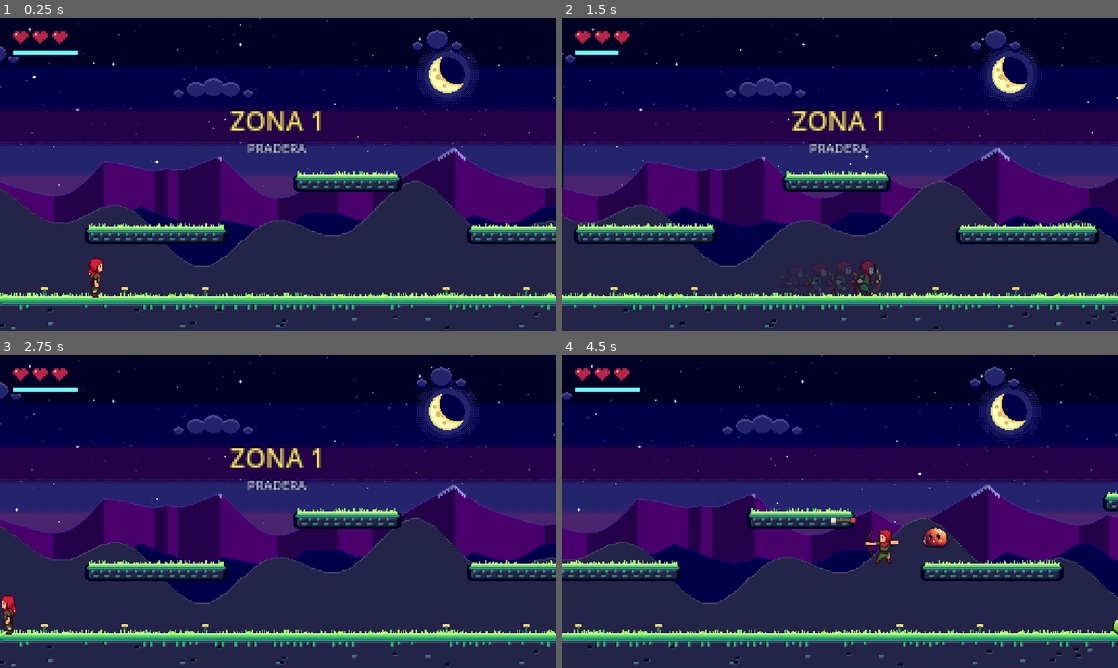
Above: before the commit, frames 1-4 (two rows, left to right).
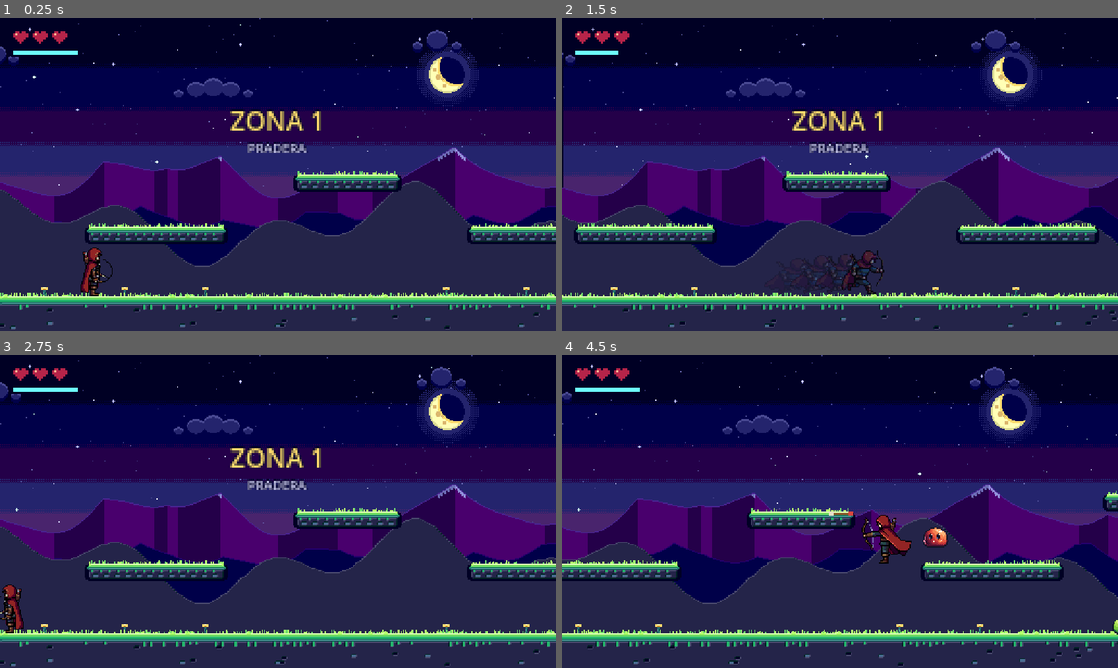
Above: after the commit, the same moments.

Repository: Monguit0/PIP-SLIME-GODOT
Game: Godot game, scene res://scenes/main.tscn
Same seed, same stepped clock (60 frames per second), same inputs: the game is played once before the commit and once after it.
Inputs:
- Up to frame 1 (0.25 s): no input
- Up to frame 2 (1.5 s): hold X (atacar) 0.53-1.28 s; hold Right (derecha) from 0.53 s (still down); tap Space (saltar) at 0.77 s; tap Shift (especial) at 1.35 s
- Up to frame 3 (2.75 s): tap Space (saltar) at 1.52 s; release Right (derecha) at 2.03 s; hold Left (izquierda) from 2.03 s (still down); tap R (reiniciar) at 2.1 s
- Up to frame 4 (4.5 s): release Left (izquierda) at 2.78 s; hold Right (derecha) 2.78-4.28 s; tap Z at 2.85 s; tap Space (saltar) at 3.02, 3.77 s; tap K at 3.6 s; hold Left (izquierda) from 4.28 s (still down); tap J at 4.35 s

The runs differ from the first frame. In frame 1, 0.5% of the frame differs, in the area x 14-21%, y 73-90%; in frame 2, 0.9%, in the area x 40-58%, y 74-89%; in frame 3, 0.5%; in frame 4, 0.8%.

Commit message:
Pip arquero nuevo con estilo dark fantasy de 16 bits
Personaje rehecho en PixelLab con la imagen de referencia como guía (capucha y
capa carmesí, armadura oscura, carcaj), pasado a la paleta de 9 bits: quieto,
correr, saltar, caer y tensar/soltar el arco.

Co-Authored-By: Claude Opus 5.5 <noreply@anthropic.com>
Claude-Session: https://claude.ai/code/session_01Ei4JdnCu4YgE3Dnq9TvGQ8

Diff:
--- a/scripts/player.gd
+++ b/scripts/player.gd
@@ -73,15 +73,15 @@
 
 	var shape := CollisionShape2D.new()
 	var rect := RectangleShape2D.new()
-	rect.size = Vector2(8, 14)
+	rect.size = Vector2(8, 18)
 	shape.shape = rect
-	shape.position = Vector2(0, -7)
+	shape.position = Vector2(0, -9)
 	add_child(shape)
 
 	sprite = AnimatedSprite2D.new()
 	sprite.sprite_frames = _build_frames()
 	sprite.centered = true
-	sprite.offset = Vector2(0, -16) # lienzo de 48x48: los pies quedan en la fila 40
+	sprite.offset = Vector2(0, -23) # lienzo de 48x48: los pies quedan en la fila 46
 	sprite.scale = Vector2(0.5, 0.5) # píxeles HD: se dibuja a la mitad, como en el original
 	add_child(sprite)
 	sprite.play("idle")
@@ -276,7 +276,7 @@
 	var a := ArrowScript.new()
 	a.power = power
 	a.face = face
-	a.global_position = global_position + Vector2(face * 8, -9)
+	a.global_position = global_position + Vector2(face * 9, -12)
 	get_parent().add_child(a)
 	if power:
 		velocity.x -= face * 90.0
Binary file changed: assets/sprites/pip/east.png
Binary file changed: assets/sprites/pip/fall/frame_000.png
Binary file changed: assets/sprites/pip/fall/frame_001.png
Binary file changed: assets/sprites/pip/idle/frame_000.png
Binary file changed: assets/sprites/pip/idle/frame_001.png
Binary file changed: assets/sprites/pip/idle/frame_002.png
Binary file changed: assets/sprites/pip/idle/frame_003.png
Binary file changed: assets/sprites/pip/jump/frame_000.png
Binary file changed: assets/sprites/pip/run/frame_000.png
Binary file changed: assets/sprites/pip/run/frame_001.png
Binary file changed: assets/sprites/pip/run/frame_002.png
Binary file changed: assets/sprites/pip/run/frame_003.png
(and 7 more such lines)
